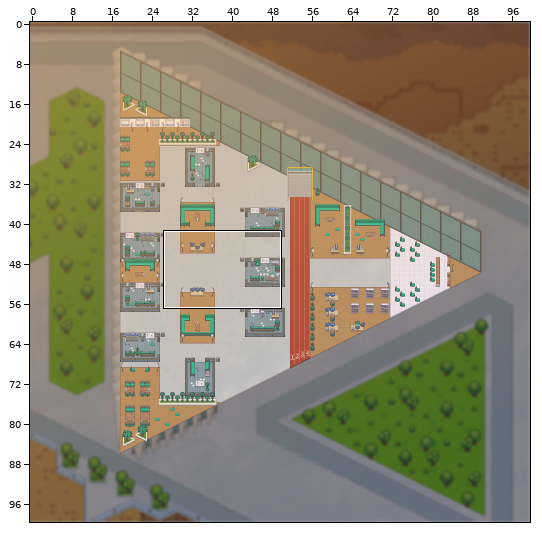
Level history. Tiled map (JSON): MISK-HQ-Social-Responsibility.tmj. The first picture is a wide view before the edit; the outline marks the close-up.
Close-up. Before the commit:
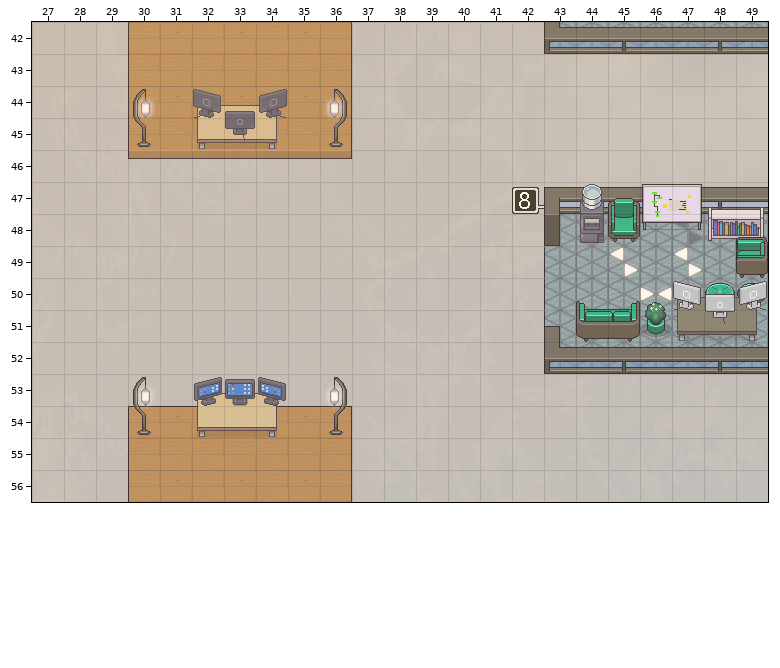
Cells are 32x32 px. Shown: x 27..49, y 42..56. The commit also changed other parts of the map, which this record leaves out.
New version:
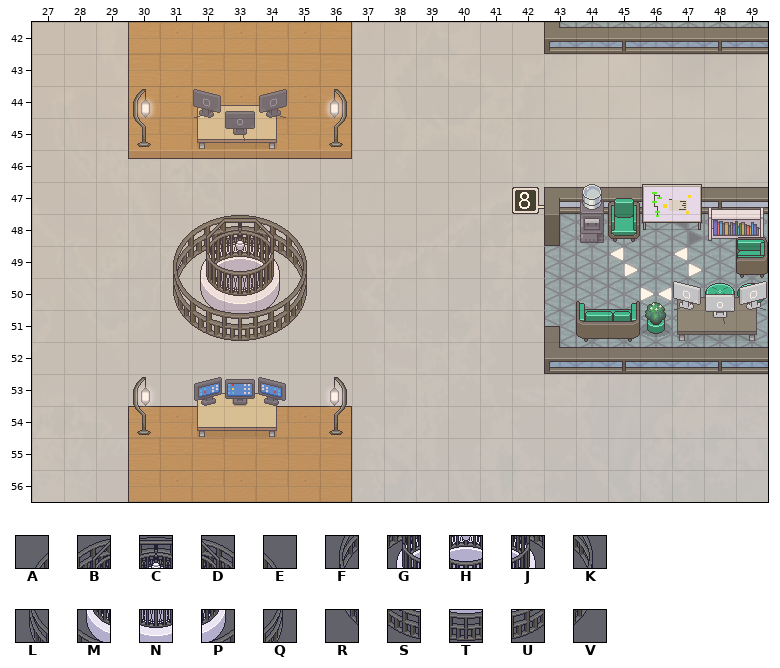
Key: from "6_Themed Decor": A 247, B 248, C 249, D 250, E 251, F 258, G 259, H 260, J 261, K 262, L 269, M 270, N 271, P 272, Q 273, R 280, S 281, T 282, U 283, V 284.
_ is an empty cell.
Changes in this commit:
Layer "background/furnitures/furniture_0":
Tile A now appears in row 48 at x 31.
Tile B now appears in row 48 at x 32.
Tile C now appears in row 48 at x 33.
Tile D now appears in row 48 at x 34.
Tile E now appears in row 48 at x 35.
Tile F now appears in row 49 at x 31.
Tile G now appears in row 49 at x 32.
Tile H now appears in row 49 at x 33.
Tile J now appears in row 49 at x 34.
Tile K now appears in row 49 at x 35.
Tile L now appears in row 50 at x 31.
Tile M now appears in row 50 at x 32.
Tile N now appears in row 50 at x 33.
Tile P now appears in row 50 at x 34.
Tile Q now appears in row 50 at x 35.
Tile R now appears in row 51 at x 31.
Tile S now appears in row 51 at x 32.
Tile T now appears in row 51 at x 33.
Tile U now appears in row 51 at x 34.
Tile V now appears in row 51 at x 35.
Pixel boxes of the changes (left, top, right, bottom) in both close-ups:
added: (173, 215, 307, 341)
